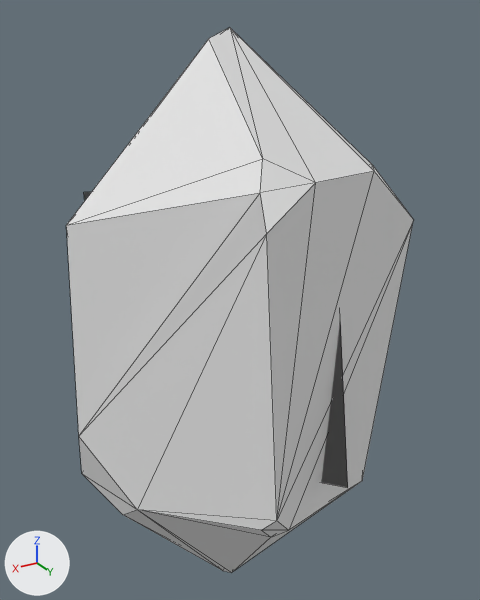
Two versions of the OBJ model Assets/model/1.obj, one commit apart.
The view is the same before and after, from a 50 mm lens placed at (18.0, 32.0, 17.3), pointed at (-1.2, 0.0, 1.4). Every picture has the same lights, and +X, +Y and +Z are marked at lower left. Mesh edges are drawn as thin lines. Where no turn or scale is listed for an object, it has been applied to the vertices.

The first picture shows '1'.
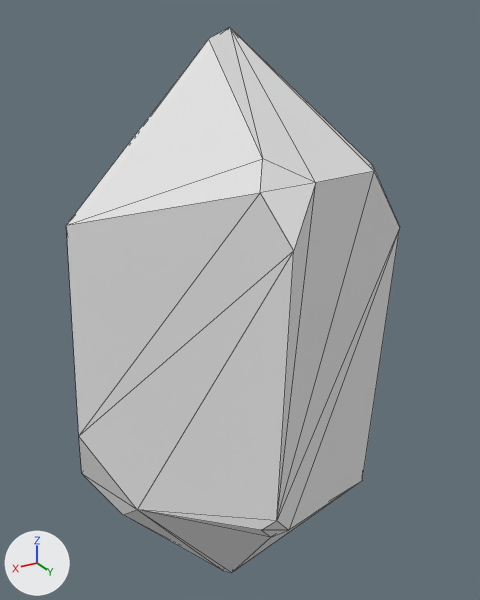
The newer file is also rescaled (x0.1) as a whole; pictures and numbers use the older file's frame.

Edits to the scene script, one JSON object a line:
```json
{"block": "me_1", "where": "me_1.from_pydata(...)  # 37 vertices, 64 faces; spans x -9.6..9.6, y -10.0..10.0, z -16.7..16.7"}
{"block": "me_1", "where": "# used by ob_1; location = (0.0, 0.0, 0.0)"}
{"block": "me_1", "where": "# verts and faces of me_1; kept vertices keep their numbers, new ones are numbered from 37"}
{"block": "me_1", "where": "# before: 9 (-9.6, 5.4, 6.5) at pixel (413, 219)"}
{"block": "me_1", "where": "# before: 25 (3.5, 10.0, 9.0) at pixel (266, 233)"}
{"block": "me_1", "change": "me_1 part 1: the loose piece of 4 vertices spanning x -3.2..5.7, y -8.6..9.3, z -9.7..9.7 is deleted"}
{"block": "me_1", "change": "me_1 part 2"}
{"op": "add", "block": "me_1", "code": "verts[9] = (-7.8, 6.1, 6.5)  # moved, pixel (399, 227)"}
{"block": "me_1", "change": "me_1 part 3"}
{"op": "add", "block": "me_1", "code": "verts[25] = (1.6, 9.2, 7.7)  # moved, pixel (293, 250)"}
{"op": "remove", "block": "me_1", "code": "me_1.materials.append(mat_crystalmtl)  # white #e7e7e7"}
```

Changed parts and their boxes [x1, y1, x2, y2] in the pictures (480 x 600 px; the box of a moved part takes in the faces that stretch with it):
```json
{"object": "1", "change": "reshaped", "before": [66, 27, 414, 573], "after": [66, 27, 400, 573]}
{"part": 1, "of": "me_1", "change": "deleted", "before": [84, 192, 348, 488]}
{"part": 2, "of": "me_1", "change": "moved or reshaped", "before": [277, 166, 414, 530], "after": [277, 167, 400, 530]}
{"part": 3, "of": "me_1", "change": "moved or reshaped", "before": [79, 183, 315, 521], "after": [79, 183, 315, 521]}
```
